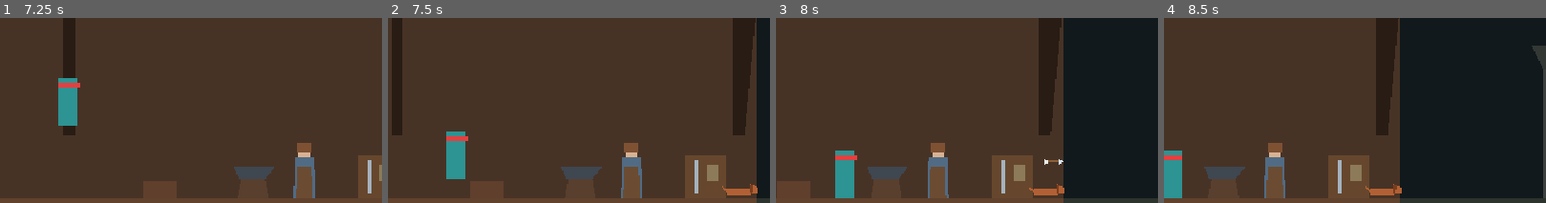
Above: before the commit, frames 1-4 (left to right).
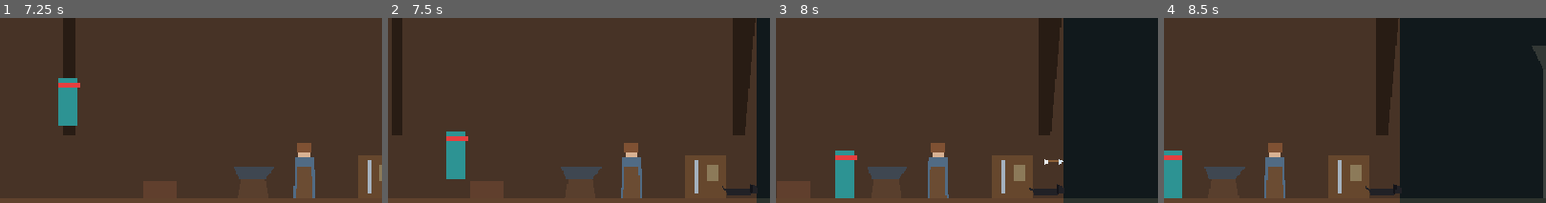
Above: after the commit, the same moments.

Repository: Theadrill/Godot-Roguelike-Prototype
Game: Godot game, scene res://src/world/hub/family_house.tscn
Two runs of this game, one before a commit and one after it. Both use one fixed random seed, a clock stepped at 60 frames per second and the inputs below.
Inputs (mouse positions are % of the whole screen's width and height, from its top left):
- Up to frame 1 (7.25 s): tap Enter (ui_accept) at 0.5 s; move the mouse to (35, 84) at 0.52 s; press the mouse at (35, 84) at 0.53 s; hold D (move_right) 0.53-2.03 s; tap Space (jump) at 0.77, 1.52, 3.02, 3.77, 4.52, 6.02, 6.77 s; move the mouse to (80, 75) at 1.27 s; release the mouse at (80, 75) at 1.28 s; right-click (80, 75) at 1.35 s; move the mouse to (20, 41) at 2.02 s; hold A (move_left) 2.03-4.28 s; tap Q (heal) at 2.1 s; move the mouse to (55, 58) at 2.77 s; tap E (interact) at 2.85 s; click (55, 58) at 2.92 s; move the mouse to (35, 29) at 3.52 s; tap Keypad 2 (look_down) at 3.6 s; move the mouse to (72, 52) at 4.27 s; hold D (move_right) from 4.28 s (still down); tap Keypad 4 (look_left) at 4.35 s; move the mouse to (30, 64) at 5.02 s; tap Keypad 6 (look_right) at 5.1 s; click (30, 64) at 5.17 s; move the mouse to (60, 32) at 5.77 s; tap Keypad 8 (look_up) at 5.85 s; move the mouse to (45, 81) at 6.52 s; hold Shift (roll) from 6.53 s (still down)
- Up to frame 2 (7.5 s): keep holding D (move_right); move the mouse to (99, 81) at 7.27 s; release Shift (roll) at 7.28 s; tap 1 (swap_weapon) at 7.35 s; click (99, 81) at 7.42 s
- Up to frame 3 (8 s): keep holding D (move_right); tap Space (jump) at 7.52 s
- Up to frame 4 (8.5 s): move the mouse to (20, 41) at 8.02 s; release D (move_right) at 8.03 s; hold A (move_left) from 8.03 s (still down); tap J at 8.1 s
The pictures show only the part of the screen within x 50-100%, y 39-89%; the shares and areas given below are measured in that part.

Frame 1 is identical in both runs. In frame 2, 0.3% of the frame differs, in the area x 87-97%, y 89-96%; in frame 3, 0.3%; in frame 4, 0.3%, in the area x 52-63%, y 89-96%.

Commit message:
feat(pets): oficializa nomes Preta e Bela com pelagem preta da dachshund

Diff:
--- a/src/world/hub/family_house.gd
+++ b/src/world/hub/family_house.gd
@@ -5,8 +5,8 @@
 ## Santuário temporal protegido da anomalia. O guerreiro desperta aqui após a morte.
 
 @onready var player: Player = $Player
-@onready var dog_pet: Node2D = $Pets/DogDachshund
-@onready var cat_pet: Node2D = $Pets/CatSiamese
+@onready var dog_pet: Node2D = $Pets/DogPreta
+@onready var cat_pet: Node2D = $Pets/CatBela
 @onready var pet_spots: Node2D = $PetSpots
 @onready var exit_portal_area: Area2D = $ExitPortalArea
 @onready var fade_rect: ColorRect = $FadeCanvas/FadeRect
--- a/src/world/hub/family_house.tscn
+++ b/src/world/hub/family_house.tscn
@@ -241,53 +241,53 @@
 
 [node name="Pets" type="Node2D" parent="." unique_id=72458175]
 
-[node name="DogDachshund" type="Node2D" parent="Pets" unique_id=726040519]
+[node name="DogPreta" type="Node2D" parent="Pets" unique_id=726040519]
 position = Vector2(185, 288)
 
-[node name="Body" type="Polygon2D" parent="Pets/DogDachshund" unique_id=321722656]
-color = Color(0.7, 0.38, 0.2, 1)
+[node name="Body" type="Polygon2D" parent="Pets/DogPreta" unique_id=321722656]
+color = Color(0.13, 0.13, 0.15, 1)
 polygon = PackedVector2Array(-10, -8, 10, -8, 10, -2, -10, -2)
 
-[node name="Paws" type="Polygon2D" parent="Pets/DogDachshund" unique_id=1529519943]
-color = Color(0.55, 0.28, 0.15, 1)
+[node name="Paws" type="Polygon2D" parent="Pets/DogPreta" unique_id=1529519943]
+color = Color(0.08, 0.08, 0.1, 1)
 polygon = PackedVector2Array(-8, -2, -6, -2, -6, 0, -8, 0, 6, -2, 8, -2, 8, 0, 6, 0)
 
-[node name="Head" type="Polygon2D" parent="Pets/DogDachshund" unique_id=282844490]
-color = Color(0.7, 0.38, 0.2, 1)
+[node name="Head" type="Polygon2D" parent="Pets/DogPreta" unique_id=282844490]
+color = Color(0.13, 0.13, 0.15, 1)
 polygon = PackedVector2Array(9, -12, 16, -9, 16, -4, 9, -4)
 
-[node name="Ear" type="Polygon2D" parent="Pets/DogDachshund" unique_id=1626939072]
-color = Color(0.48, 0.24, 0.12, 1)
+[node name="Ear" type="Polygon2D" parent="Pets/DogPreta" unique_id=1626939072]
+color = Color(0.08, 0.08, 0.1, 1)
 polygon = PackedVector2Array(9, -11, 12, -11, 11, -3, 9, -5)
 
-[node name="Tail" type="Polygon2D" parent="Pets/DogDachshund" unique_id=1483004156]
-color = Color(0.7, 0.38, 0.2, 1)
+[node name="Tail" type="Polygon2D" parent="Pets/DogPreta" unique_id=1483004156]
+color = Color(0.13, 0.13, 0.15, 1)
 polygon = PackedVector2Array(-10, -7, -14, -10, -13, -7, -10, -5)
 
-[node name="CatSiamese" type="Node2D" parent="Pets" unique_id=1433953204]
+[node name="CatBela" type="Node2D" parent="Pets" unique_id=1433953204]
 position = Vector2(340, 288)
 
-[node name="Body" type="Polygon2D" parent="Pets/CatSiamese" unique_id=1647375905]
+[node name="Body" type="Polygon2D" parent="Pets/CatBela" unique_id=1647375905]
 color = Color(0.92, 0.9, 0.85, 1)
 polygon = PackedVector2Array(-6, -10, 6, -10, 7, -2, -7, -2)
 
-[node name="Paws" type="Polygon2D" parent="Pets/CatSiamese" unique_id=1512633005]
+[node name="Paws" type="Polygon2D" parent="Pets/CatBela" unique_id=1512633005]
 color = Color(0.45, 0.45, 0.48, 1)
 polygon = PackedVector2Array(-5, -2, -3, -2, -3, 0, -5, 0, 3, -2, 5, -2, 5, 0, 3, 0)
 
-[node name="Head" type="Polygon2D" parent="Pets/CatSiamese" unique_id=299250991]
+[node name="Head" type="Polygon2D" parent="Pets/CatBela" unique_id=299250991]
 color = Color(0.92, 0.9, 0.85, 1)
 polygon = PackedVector2Array(4, -15, 10, -15, 11, -8, 5, -8)
 
-[node name="FaceMask" type="Polygon2D" parent="Pets/CatSiamese" unique_id=1461857696]
+[node name="FaceMask" type="Polygon2D" parent="Pets/CatBela" unique_id=1461857696]
 color = Color(0.4, 0.4, 0.45, 1)
 polygon = PackedVector2Array(7, -13, 11, -12, 11, -9, 7, -9)
 
-[node name="Ears" type="Polygon2D" parent="Pets/CatSiamese" unique_id=545951066]
+[node name="Ears" type="Polygon2D" parent="Pets/CatBela" unique_id=545951066]
 color = Color(0.4, 0.4, 0.45, 1)
 polygon = PackedVector2Array(5, -17, 7, -15, 5, -15, 8, -17, 10, -15, 8, -15)
 
-[node name="Tail" type="Polygon2D" parent="Pets/CatSiamese" unique_id=1599018127]
+[node name="Tail" type="Polygon2D" parent="Pets/CatBela" unique_id=1599018127]
 color = Color(0.45, 0.45, 0.48, 1)
 polygon = PackedVector2Array(-6, -8, -11, -12, -9, -7, -6, -6)
 
Not shown, changed: docs/SISTEMA_VIDA_MORTE_CURA_E_HUB.md
